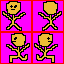
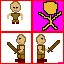
Layered file, before and after one edit (64×64). Changes by layer:
painted on "Layer" over (x1=25, y1=3, x2=31, y2=63)
added group "Layer Group" with 2 layers above "stickman.png copy #2" over (x1=1, y1=34, x2=30, y2=63)
added layer "Layer #1" in group "Layer Group" over (x1=7, y1=42, x2=20, y2=55)
moved "Pasted Layer" into group "Layer Group", painted on it over (x1=1, y1=33, x2=31, y2=63)
removed layer "stickman.png copy #1" over (x1=1, y1=33, x2=31, y2=63)
added layer "Layer #2" above "stickman.png copy" over (x1=47, y1=40, x2=60, y2=53)
painted on "stickman.png copy" over (x1=33, y1=33, x2=63, y2=63)
painted on "stickman.png" over (x1=1, y1=1, x2=31, y2=31)
hid "Background" over (x1=1, y1=1, x2=63, y2=63)
